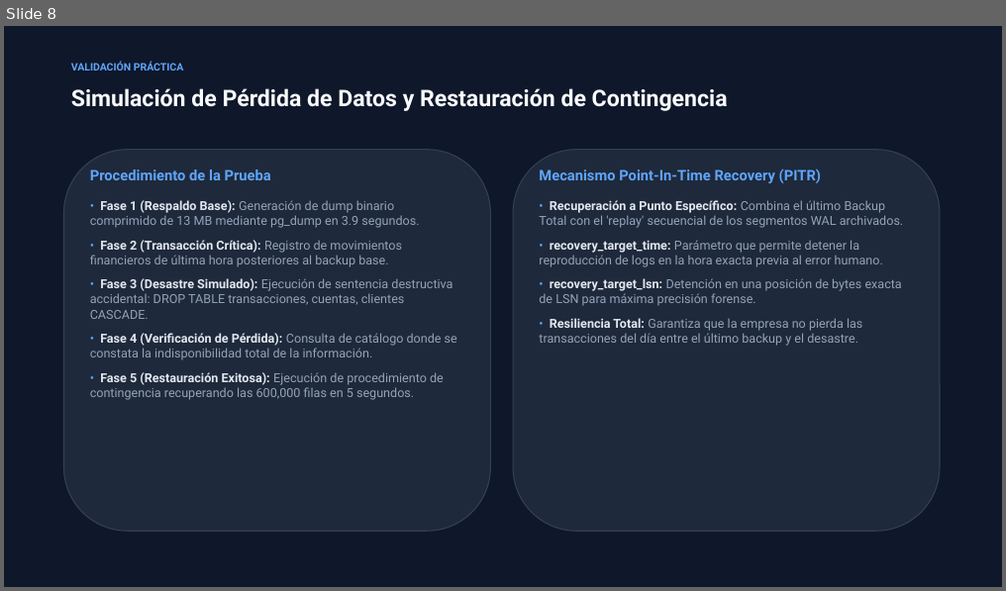
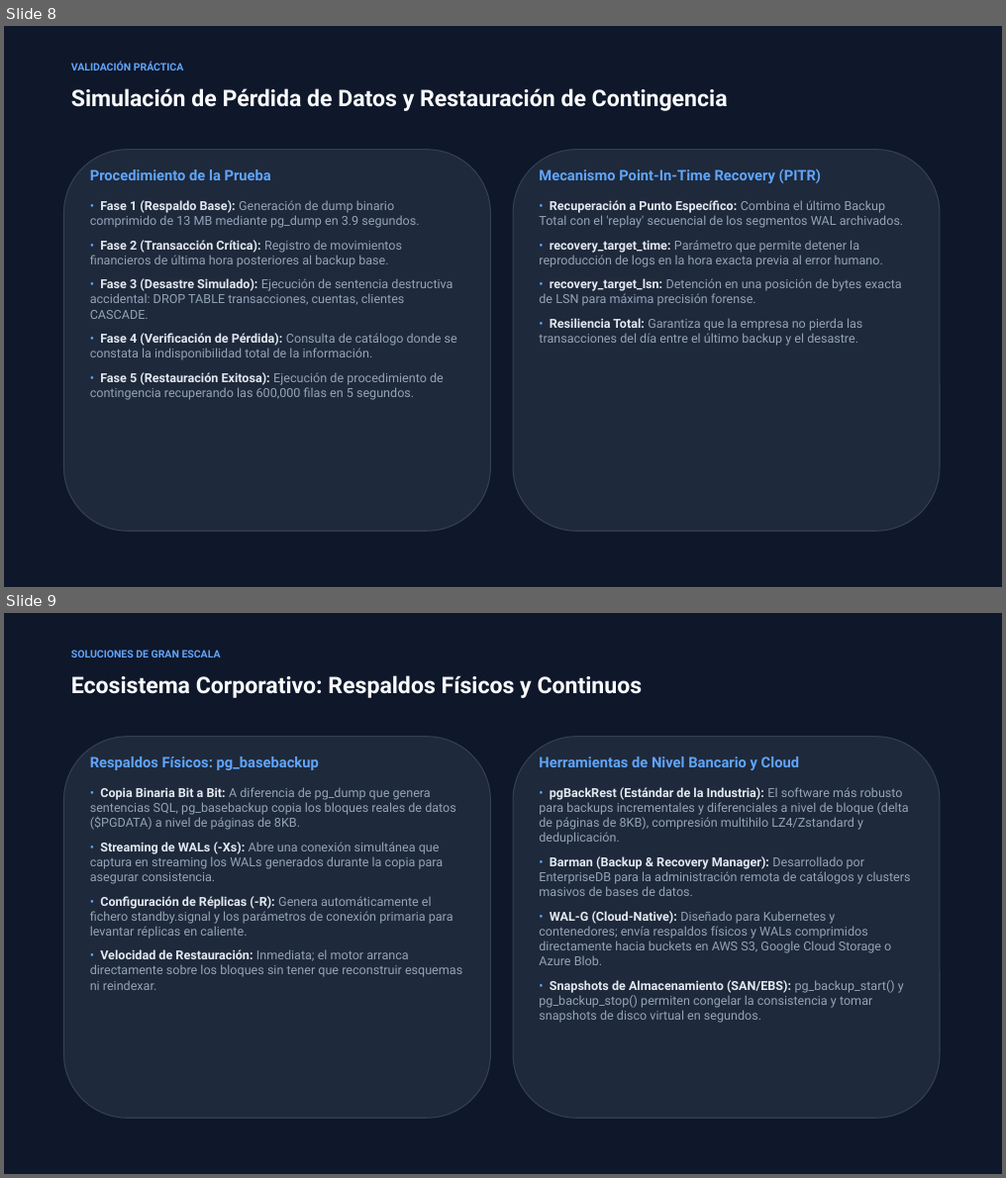
Before and after one commit to EmilyCayambe/Openmetadata, a slide deck: presentacion/Presentacion_Telemetria_Optimizacion.pptx. Shown one above the other, each under a label of ours: slide 8 before the commit, slides 8 and 9 after it. The pictures are 1006x591 and 1006x1178 pixels, drawn with LibreOffice and Linux fonts; fonts in the diff are those of the drawing. Boxes give left, top, right and bottom in pixels: in the first picture for what was removed or moved away, otherwise in the second. Text is boxed around its words. In the diff, an @@ line names an element or a change of style, - is before the commit and + after.

Commit message:
feat(backup): update Flujo 3 to 10k synthetic insert and add Slide B6 covering enterprise backup ecosystem (pg_basebackup, pgBackRest, Barman, WAL-G)

```diff
--- a/presentacion/Presentacion_Telemetria_Optimizacion.pptx
+++ b/presentacion/Presentacion_Telemetria_Optimizacion.pptx
@@ slide 9 added at [4,613,1002,1174], background #FFFFFF @@
@@ rectangle added at [4,613,1002,1174], fill #0F172A @@
@@ text added at [71,650,221,658], 10 pt, text #60A5FA, bold @@
+SOLUCIONES DE GRAN ESCALA
@@ text added at [71,675,643,698], 22 pt, text #F8FAFC, bold @@
+Ecosistema Corporativo: Respaldos Físicos y Continuos
@@ rounded rectangle added at [63,737,491,1118], fill #1E293B, outline #334155 1 pt @@
@@ text added at [90,757,319,770], 14 pt, text #60A5FA, bold @@
+Respaldos Físicos: pg_basebackup
@@ rounded rectangle added at [513,737,940,1118], fill #1E293B, outline #334155 1 pt @@
@@ text added at [539,757,799,770], 14 pt, text #60A5FA, bold @@
+Herramientas de Nivel Bancario y Cloud
@@ text added at [90,787,462,990], 12 pt, text #94A3B8 @@
+• Copia Binaria Bit a Bit: A diferencia de pg_dump que genera sentencias SQL, pg_basebackup copia los bloques reales de datos ($PGDATA) a nivel de páginas de 8KB.
+• Streaming de WALs (-Xs): Abre una conexión simultánea que captura en streaming los WALs generados durante la copia para asegurar consistencia.
+• Configuración de Réplicas (-R): Genera automáticamente el fichero standby.signal y los parámetros de conexión primaria para levantar réplicas en caliente.
+• Velocidad de Restauración: Inmediata; el motor arranca directamente sobre los bloques sin tener que reconstruir esquemas ni reindexar.
@@ text added at [539,787,911,1023], 12 pt, text #94A3B8 @@
+• pgBackRest (Estándar de la Industria): El software más robusto para backups incrementales y diferenciales a nivel de bloque (delta de páginas de 8KB), compresión multihilo LZ4/Zstandard y deduplicación.
+• Barman (Backup & Recovery Manager): Desarrollado por EnterpriseDB para la administración remota de catálogos y clusters masivos de bases de datos.
+• WAL-G (Cloud-Native): Diseñado para Kubernetes y contenedores; envía respaldos físicos y WALs comprimidos directamente hacia buckets en AWS S3, Google Cloud Storage o Azure Blob.
+• Snapshots de Almacenamiento (SAN/EBS): pg_backup_start() y pg_backup_stop() permiten congelar la consistencia y tomar snapshots de disco virtual en segundos.
```
Also in this commit, not shown: 2 other files.
